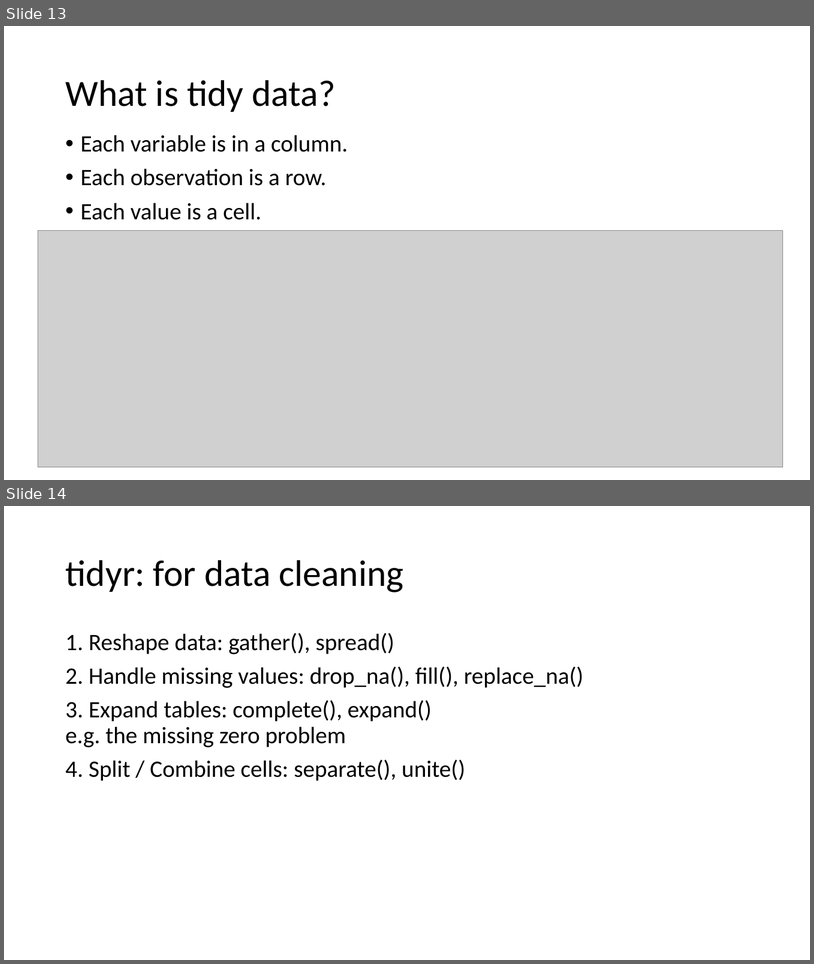
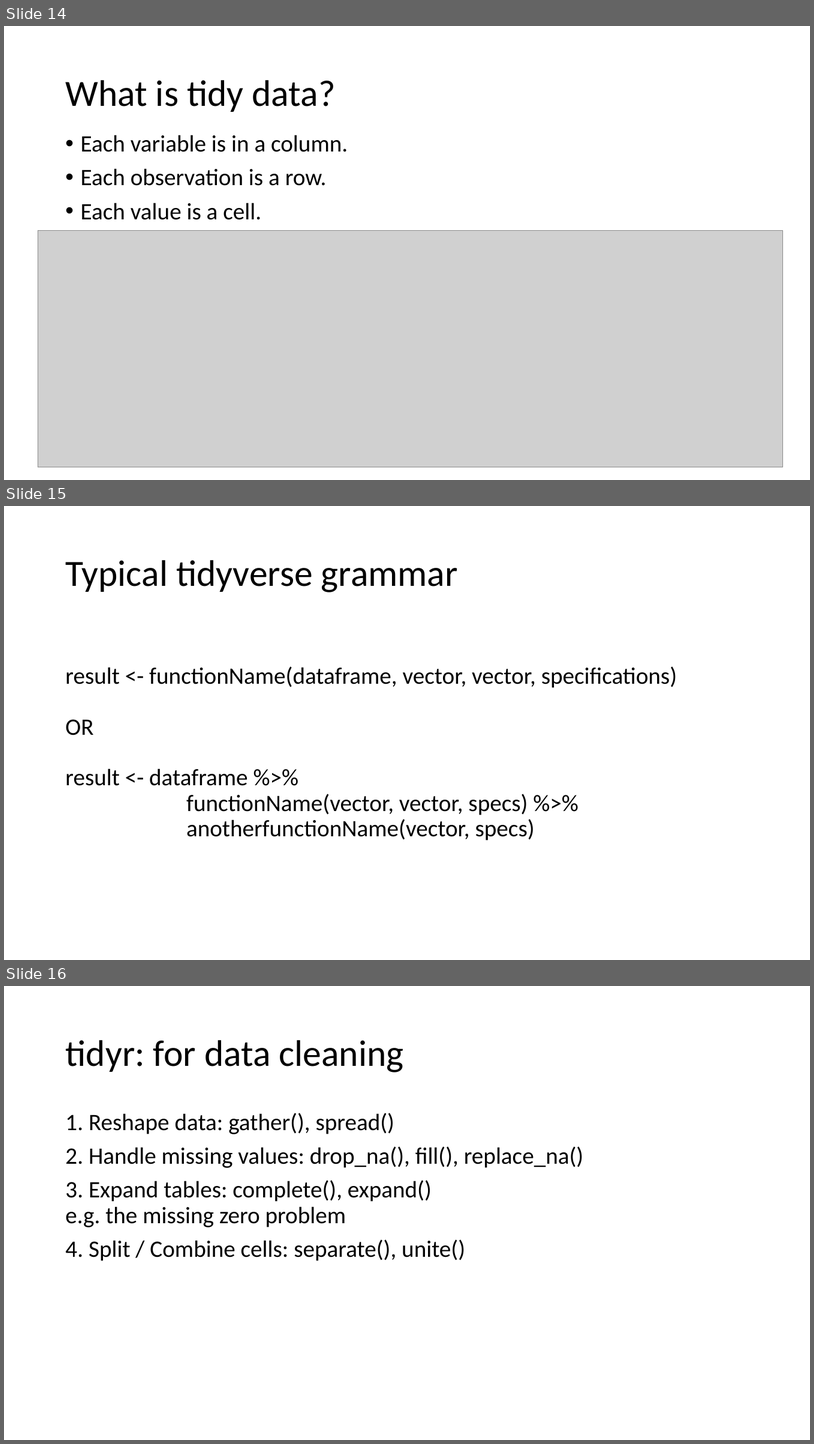
Before and after one commit to clward/tidyverseIntro, a slide deck: tidyverse.pptx. Shown one above the other, each under a label of ours: slides 13 and 14 before the commit, slides 14, 15 and 16 after it. The pictures are 814x964 and 814x1444 pixels, drawn with LibreOffice and Linux fonts; fonts in the diff are those of the drawing; grey boxes stand for pictures. Boxes give left, top, right and bottom in pixels: in the first picture for what was removed or moved away, otherwise in the second. Text is boxed around its words. In the diff, an @@ line names an element or a change of style, - is before the commit and + after.

```diff
--- a/tidyverse.pptx
+++ b/tidyverse.pptx
@@ slide 15 added at <box>4,506,810,960</box>, background #FFFFFF @@
@@ title added at <box>65,560,458,592</box>, 44 pt, text #000000 @@
+Typical tidyverse grammar
@@ text added at <box>65,666,677,840</box>, 28 pt, text #000000 @@
+result <- functionName(dataframe, vector, vector, specifications)
+OR
+result <- dataframe %>%
+functionName(vector, vector, specs) %>%
+anotherfunctionName(vector, specs)
@@ what was slide 13 is now slide 14 @@
@@ what was slide 14 is now slide 16 @@
```
Also in this commit, not shown: 6 slides changed, 1 other slide added, 1 other file.
